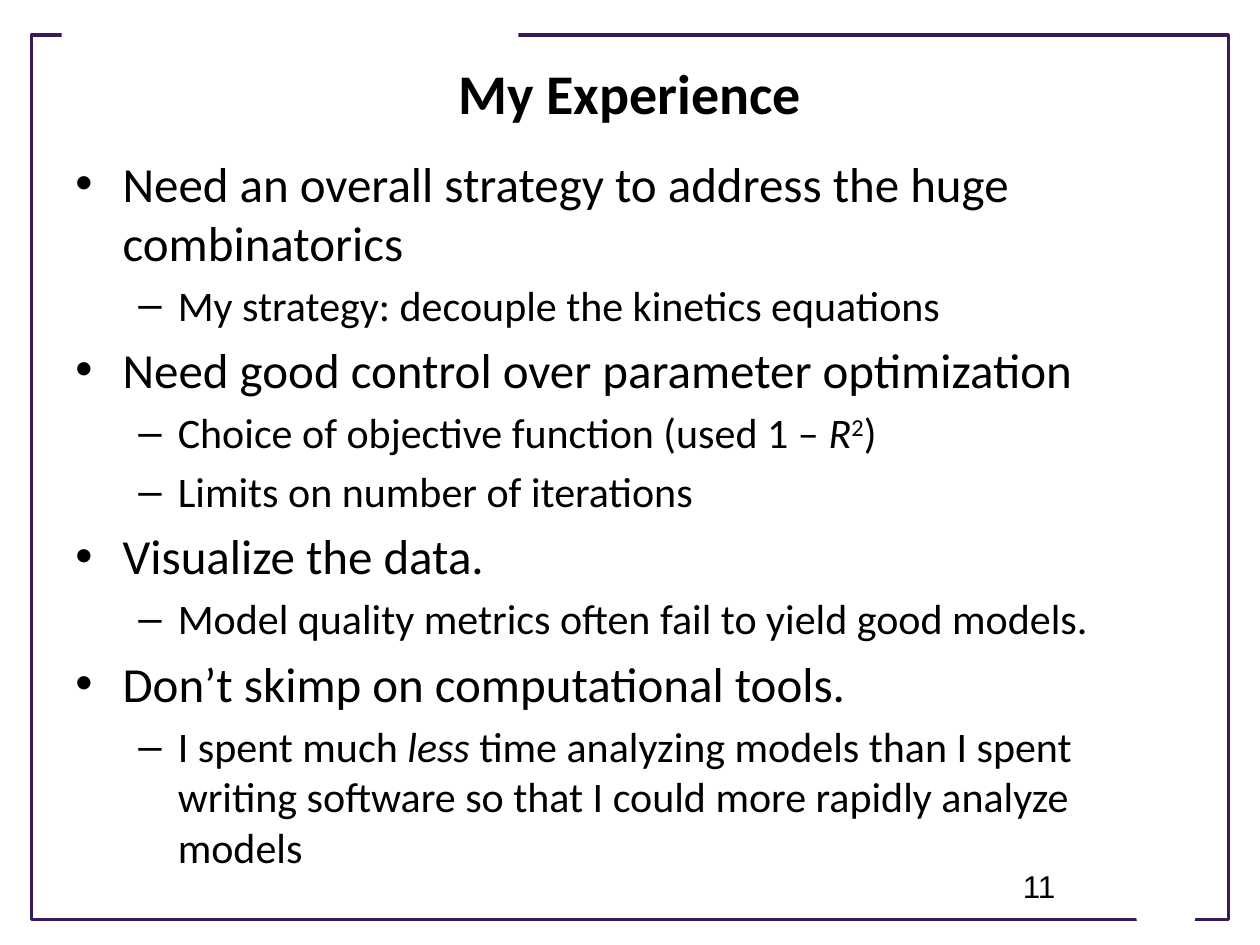
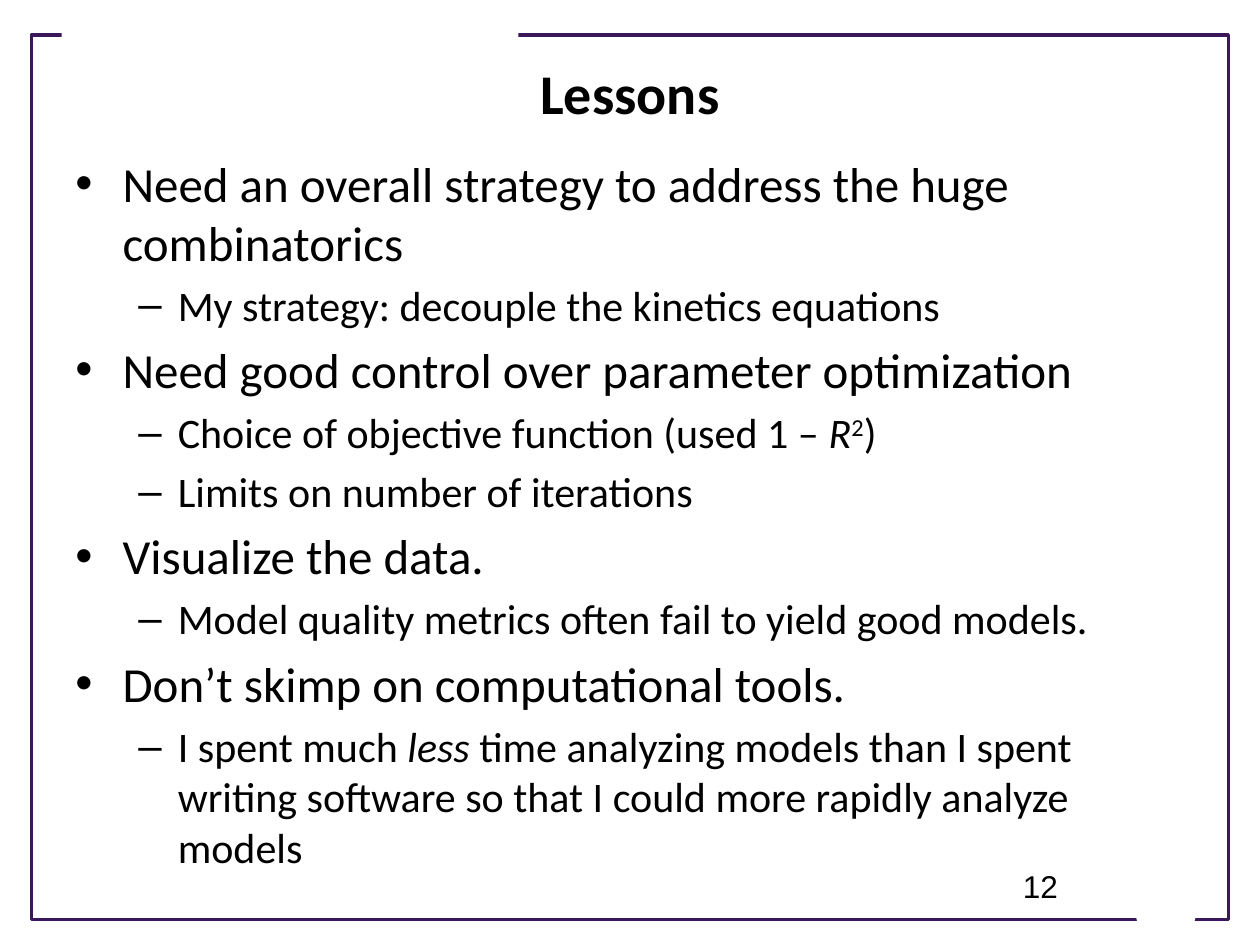
Before and after one commit to ModelEngineering/advancing-biomedical-models, a slide deck: slide 12 of ModelingGame/Summary of Approach to Modeling Game.pptx (slide 11 before the commit). Drawn at 1260x945 pixels with LibreOffice and Linux fonts; fonts in the diff are those of the drawing; background and template pictures are left out. Boxes give left, top, right and bottom in pixels: in the first picture for what was removed or moved away, otherwise in the second. Text is boxed around its words. In the diff, an @@ line names an element or a change of style, - is before the commit and + after.

```diff
--- a/ModelingGame/Summary of Approach to Modeling Game.pptx
+++ b/ModelingGame/Summary of Approach to Modeling Game.pptx
@@ title at (540,77,719,115): text changed @@
-My Experience
+Lessons
@@ page number at (1023,876,1058,898): text changed @@
-11
+12
```
Also in this commit, not shown: 3 other slides changed, 1 slide added.
